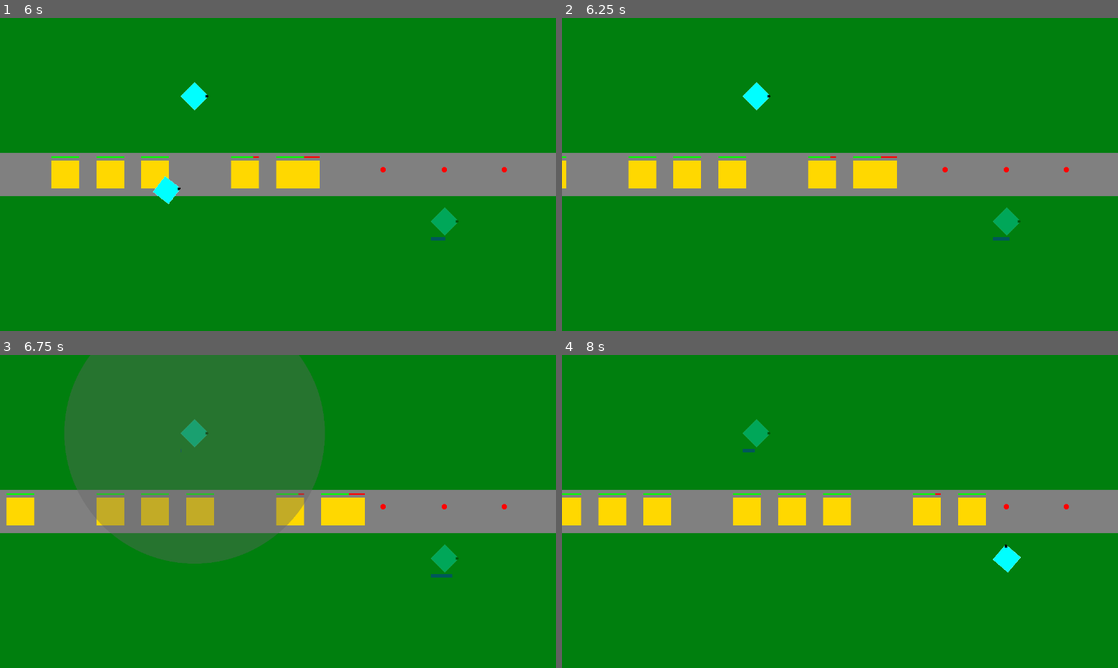
Above: before the commit, frames 1-4 (two rows, left to right).
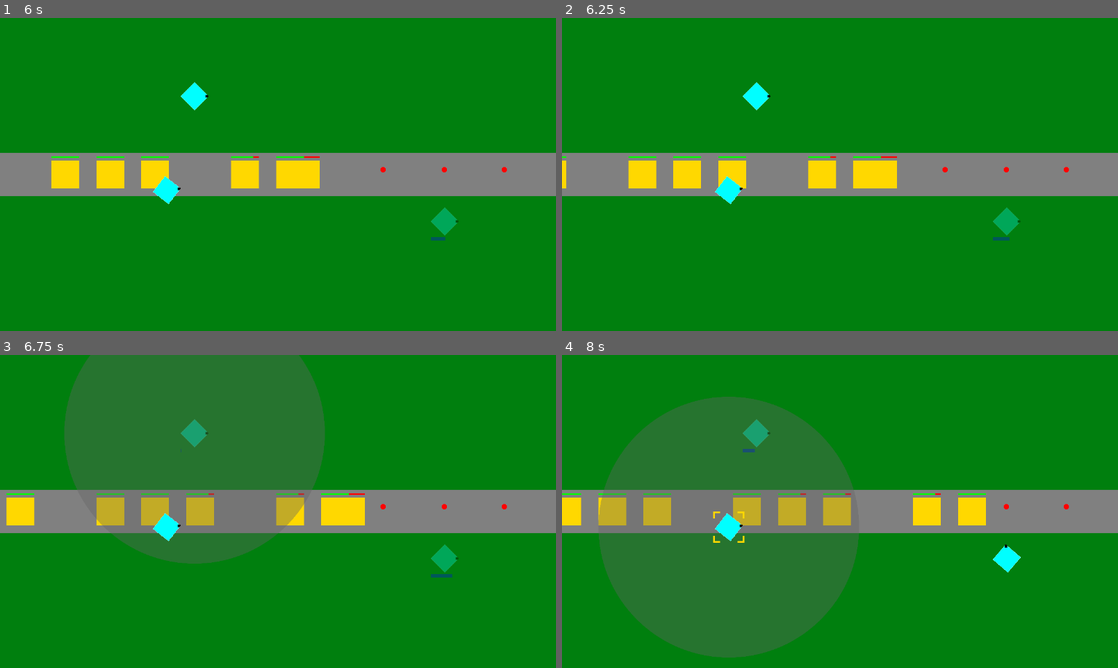
Above: after the commit, the same moments.

Repository: phrasmotica/godot-tower-defence
Game: Godot game, scene res://scenes/game.tscn
Same seed, same stepped clock (60 frames per second), same inputs: the game is played once before the commit and once after it.
Inputs (mouse positions are in pixels of both pictures, inside the frame that each line leads up to):
- Up to frame 1 (6 s): tap Enter (ui_accept) at 0.5, 0.77, 1.52, 3.02, 3.77, 4.52 s; move the mouse to (400, 158) at 0.52 s; hold U (tower_upgrade, bound only after the commit) 0.53-1.28 s; tap Delete (ui_text_delete) at 0.6, 1.55, 2.1, 2.85, 3.8, 4.35, 5.1 s; click (400, 158) at 0.67 s; move the mouse to (166, 190) at 1.27 s; tap 1 (tower_1) at 1.35, 3.6, 5.85 s; hold U (tower_upgrade, bound only after the commit) 2.03-3.53 s; click (166, 190) at 2.17 s; move the mouse to (250, 237) at 2.77 s; click (250, 237) at 2.92 s; move the mouse to (444, 221) at 3.52 s; tap Escape (ui_cancel) at 4.15 s; click (444, 221) at 4.42 s; move the mouse to (305, 174) at 5.02 s; click (305, 174) at 5.17 s; move the mouse to (194, 96) at 5.77 s; hold U (tower_upgrade, bound only after the commit) from 5.78 s (still down)
- Up to frame 2 (6.25 s): keep holding U (tower_upgrade, bound only after the commit); tap Enter (ui_accept) at 6.02 s; tap Delete (ui_text_delete) at 6.05 s
- Up to frame 3 (6.75 s): keep holding U (tower_upgrade, bound only after the commit); tap Delete (ui_text_delete) at 6.6 s; click (194, 433) at 6.67 s
- Up to frame 4 (8 s): keep holding U (tower_upgrade, bound only after the commit); tap Enter (ui_accept) at 6.77, 7.52 s; move the mouse to (728, 527) at 7.27 s; tap Delete (ui_text_delete) at 7.35 s; click (728, 527) at 7.42 s

Frame 1 is identical in both runs. In frame 2, 0.2% of the frame differs, in the area x 27-33%, y 50-60%; in frame 3, 0.2%; in frame 4, 27%, in the area x 6-54%, y 13-97%.

Commit message:
Animate tower upgrade with progress bar

Diff:
--- a/project.godot
+++ b/project.godot
@@ -28,6 +28,11 @@
 , Object(InputEventKey,"resource_local_to_scene":false,"resource_name":"","device":-1,"window_id":0,"alt_pressed":false,"shift_pressed":false,"ctrl_pressed":false,"meta_pressed":false,"pressed":false,"keycode":0,"physical_keycode":4194439,"key_label":0,"unicode":49,"echo":false,"script":null)
 ]
 }
+tower_upgrade={
+"deadzone": 0.5,
+"events": [Object(InputEventKey,"resource_local_to_scene":false,"resource_name":"","device":-1,"window_id":0,"alt_pressed":false,"shift_pressed":false,"ctrl_pressed":false,"meta_pressed":false,"pressed":false,"keycode":0,"physical_keycode":85,"key_label":0,"unicode":117,"echo":false,"script":null)
+]
+}
 
 [rendering]
 
--- a/scenes/gun_tower.tscn
+++ b/scenes/gun_tower.tscn
@@ -99,6 +99,18 @@
 "update": 0,
 "values": [Vector2(64, 8)]
 }
+tracks/2/type = "value"
+tracks/2/imported = false
+tracks/2/enabled = true
+tracks/2/path = NodePath("UpgradeProgressBar:size")
+tracks/2/interp = 1
+tracks/2/loop_wrap = true
+tracks/2/keys = {
+"times": PackedFloat32Array(0),
+"transitions": PackedFloat32Array(1),
+"update": 0,
+"values": [Vector2(64, 8)]
+}
 
 [sub_resource type="Animation" id="Animation_dfao1"]
 resource_name = "warmup"
@@ -159,9 +171,69 @@
 }]
 }
 
+[sub_resource type="Animation" id="Animation_ytq2c"]
+resource_name = "upgrade"
+length = 3.0
+tracks/0/type = "value"
+tracks/0/imported = false
+tracks/0/enabled = true
+tracks/0/path = NodePath(".:modulate")
+tracks/0/interp = 1
+tracks/0/loop_wrap = true
+tracks/0/keys = {
+"times": PackedFloat32Array(0, 3),
+"transitions": PackedFloat32Array(1, 1),
+"update": 1,
+"values": [Color(1, 1, 1, 0.313726), Color(1, 1, 1, 1)]
+}
+tracks/1/type = "method"
+tracks/1/imported = false
+tracks/1/enabled = true
+tracks/1/path = NodePath(".")
+tracks/1/interp = 1
+tracks/1/loop_wrap = true
+tracks/1/keys = {
+"times": PackedFloat32Array(3),
+"transitions": PackedFloat32Array(1),
+"values": [{
+"args": [],
+"method": &"upgrade_finished"
+}]
+}
+tracks/2/type = "value"
+tracks/2/imported = false
+tracks/2/enabled = true
+tracks/2/path = NodePath("UpgradeProgressBar:size")
+tracks/2/interp = 1
+tracks/2/loop_wrap = true
+tracks/2/keys = {
+"times": PackedFloat32Array(0, 3),
+"transitions": PackedFloat32Array(1, 1),
+"update": 0,
+"values": [Vector2(0, 8), Vector2(64, 8)]
+}
+tracks/3/type = "method"
+tracks/3/imported = false
+tracks/3/enabled = true
+tracks/3/path = NodePath("UpgradeProgressBar")
+tracks/3/interp = 1
+tracks/3/loop_wrap = true
+tracks/3/keys = {
+"times": PackedFloat32Array(0, 3),
+"transitions": PackedFloat32Array(1, 1),
+"values": [{
+"args": [],
+"method": &"show"
+}, {
+"args": [],
+"method": &"hide"
+}]
+}
+
 [sub_resource type="AnimationLibrary" id="AnimationLibrary_qnhh7"]
 _data = {
 "RESET": SubResource("Animation_qk45j"),
+"upgrade": SubResource("Animation_ytq2c"),
 "warmup": SubResource("Animation_dfao1")
 }
 
@@ -238,6 +310,13 @@
 offset_bottom = 44.0
 color = Color(0, 0, 1, 1)
 
+[node name="UpgradeProgressBar" type="ColorRect" parent="Levels"]
+offset_left = -32.0
+offset_top = 36.0
+offset_right = 32.0
+offset_bottom = 44.0
+color = Color(1, 1, 0, 1)
+
 [node name="Barrel" parent="." instance=ExtResource("7_mplx0")]
 
 [connection signal="input_event" from="CollisionArea" to="." method="_on_collision_area_input_event"]
--- a/scripts/tower.gd
+++ b/scripts/tower.gd
@@ -23,11 +23,15 @@
 		position = get_viewport().get_mouse_position()
 
 	if tower_mode == TowerMode.FIRING:
-		if Input.is_action_just_pressed("ui_cancel"):
-			deselect()
+		if is_selected:
+			if Input.is_action_just_pressed("ui_cancel"):
+				deselect()
 
-		if Input.is_action_just_pressed("ui_text_delete"):
-			sell()
+			if Input.is_action_just_pressed("ui_text_delete"):
+				sell()
+
+			if Input.is_action_just_pressed("tower_upgrade"):
+				upgrade()
 
 		scan(delta)
 
@@ -84,6 +88,9 @@
 func sell():
 	queue_free()
 
+func upgrade():
+	levels_node.start_upgrade()
+
 func _on_collision_area_mouse_entered():
 	range_node.show()
 
--- a/scripts/tower_level_manager.gd
+++ b/scripts/tower_level_manager.gd
@@ -3,17 +3,27 @@
 @onready var firing_line: RayCast2D = $FiringLine
 @onready var animation_player: AnimationPlayer = $AnimationPlayer
 @onready var warmup_bar: ColorRect = $WarmupProgressBar
+@onready var upgrade_bar: ColorRect = $UpgradeProgressBar
 
 signal warmed_up
+signal upgraded
 
 func _ready():
 	warmup_bar.hide()
+	upgrade_bar.hide()
 
 func start_warmup():
 	animation_player.play("warmup")
 
 func warmup_finished():
 	warmed_up.emit()
+
+func start_upgrade():
+	animation_player.play("upgrade")
+
+func upgrade_finished():
+	# TODO: move up to the next level
+	upgraded.emit()
 
 func should_shoot():
 	return firing_line.is_colliding()
Not shown: 1 places in scenes/gun_tower.tscn that only renumber resources
